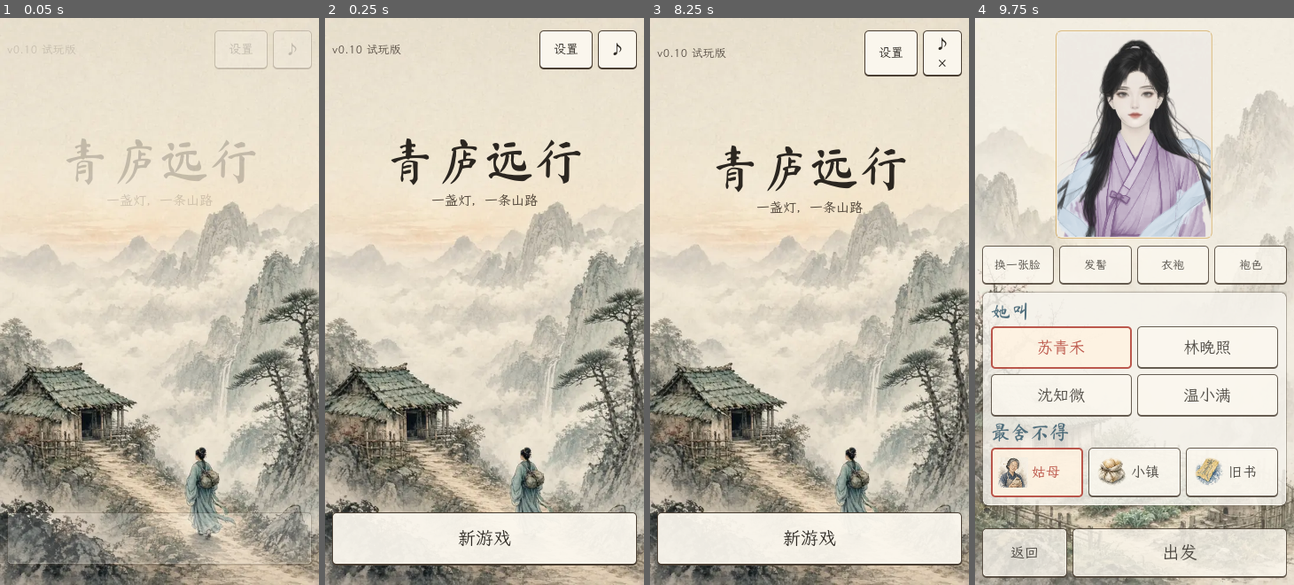
Above: before the commit, frames 1-4 (left to right).
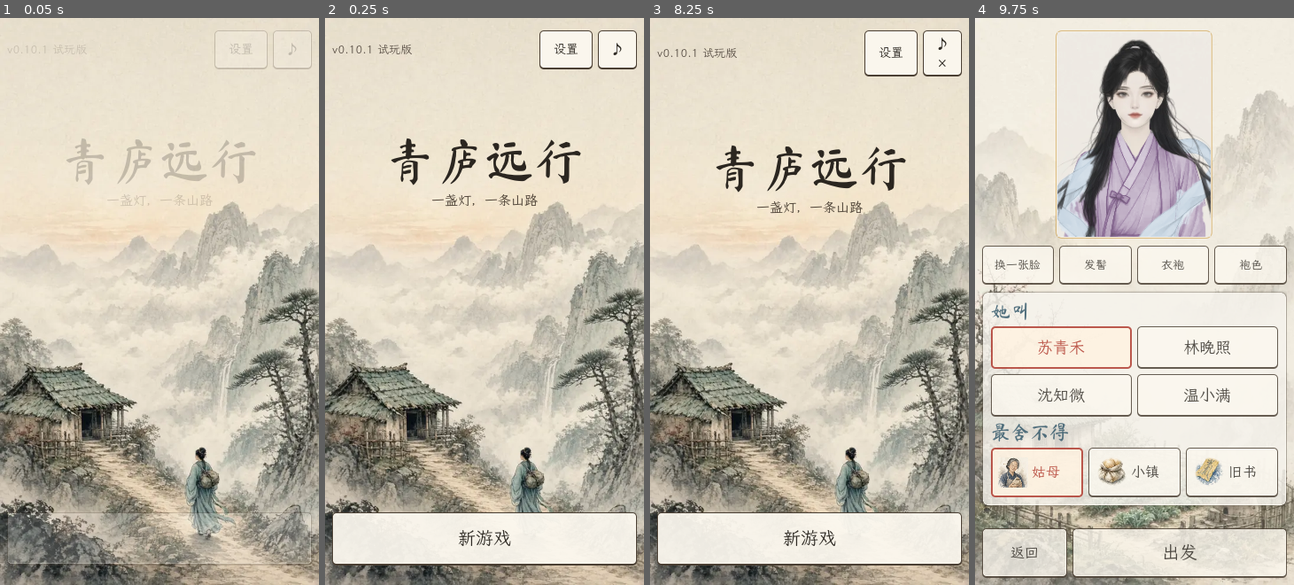
Above: after the commit, the same moments.

Repository: loo0p/qinglu-yuanxing
Game: Godot game, scene res://scenes/Main.tscn
The game is run twice, just before and just after one commit, with the same random seed, the same clock (stepped at 60 frames per second) and the same inputs.
Inputs:
- Up to frame 1 (0.05 s): no input
- Up to frame 2 (0.25 s): no input
- Up to frame 3 (8.25 s): click "设置" at 0.5 s; click "慢" at 1.25 s; click "● 慢" at 2 s; click "中" at 2.75 s; click "● 中" at 3.5 s; click "快" at 4.25 s; click "● 快" at 5 s; click "立即" at 5.75 s; click "● 立即" at 6.5 s; click "回去" at 7.25 s; click "♪" at 8 s
- Up to frame 4 (9.75 s): click "♪×" at 8.75 s; click "新游戏" at 9.5 s

The runs differ from the first frame. In frame 1, less than 0.1% of the frame differs, in the area x 12-28%, y 4-7%; in frame 2, 0.1%; in frame 3, 0.1%, in the area x 12-28%, y 5-8%; in frame 4, nothing differs.

Commit message:
v0.10.1 立绘：新宗门服、发髻幽灵线去掉、外披调色；STATUS；tests pass; save v2 unchanged

Diff:
--- a/scripts/main.gd
+++ b/scripts/main.gd
@@ -5,7 +5,7 @@
 
 const GS = preload("res://scripts/game_state.gd")
 const Store = preload("res://scripts/save_store.gd")
-const VERSION = "v0.10 试玩版"
+const VERSION = "v0.10.1 试玩版"
 const PBox = preload("res://scripts/portrait_box.gd")
 const PLib = preload("res://addons/portrait5/portrait5_lib.gd")
 
Not shown, changed: tests/agency_results.txt
Not shown, changed: tests/ui_smoke_results.txt
Not shown, changed: STATUS.md
